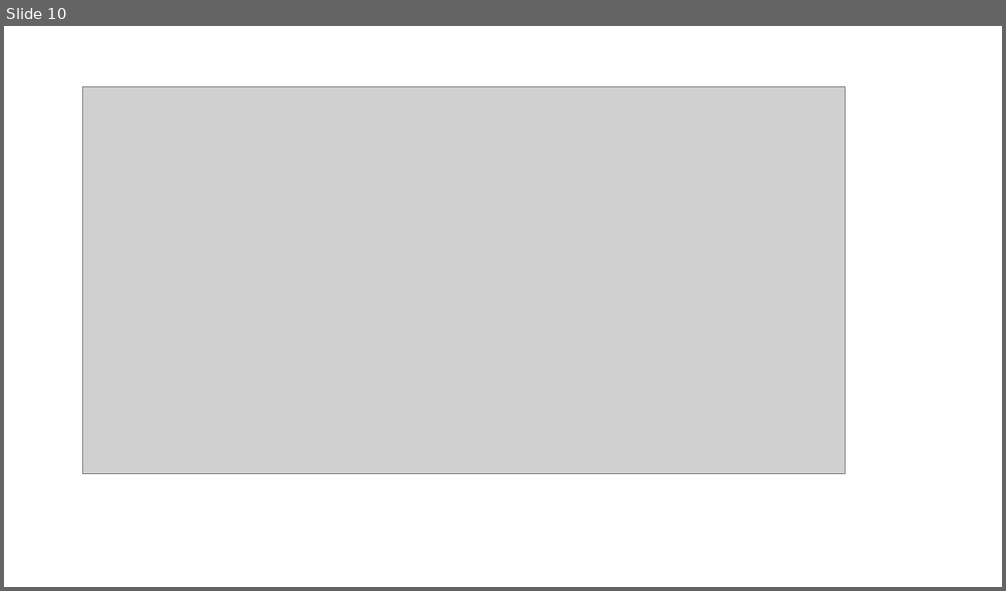
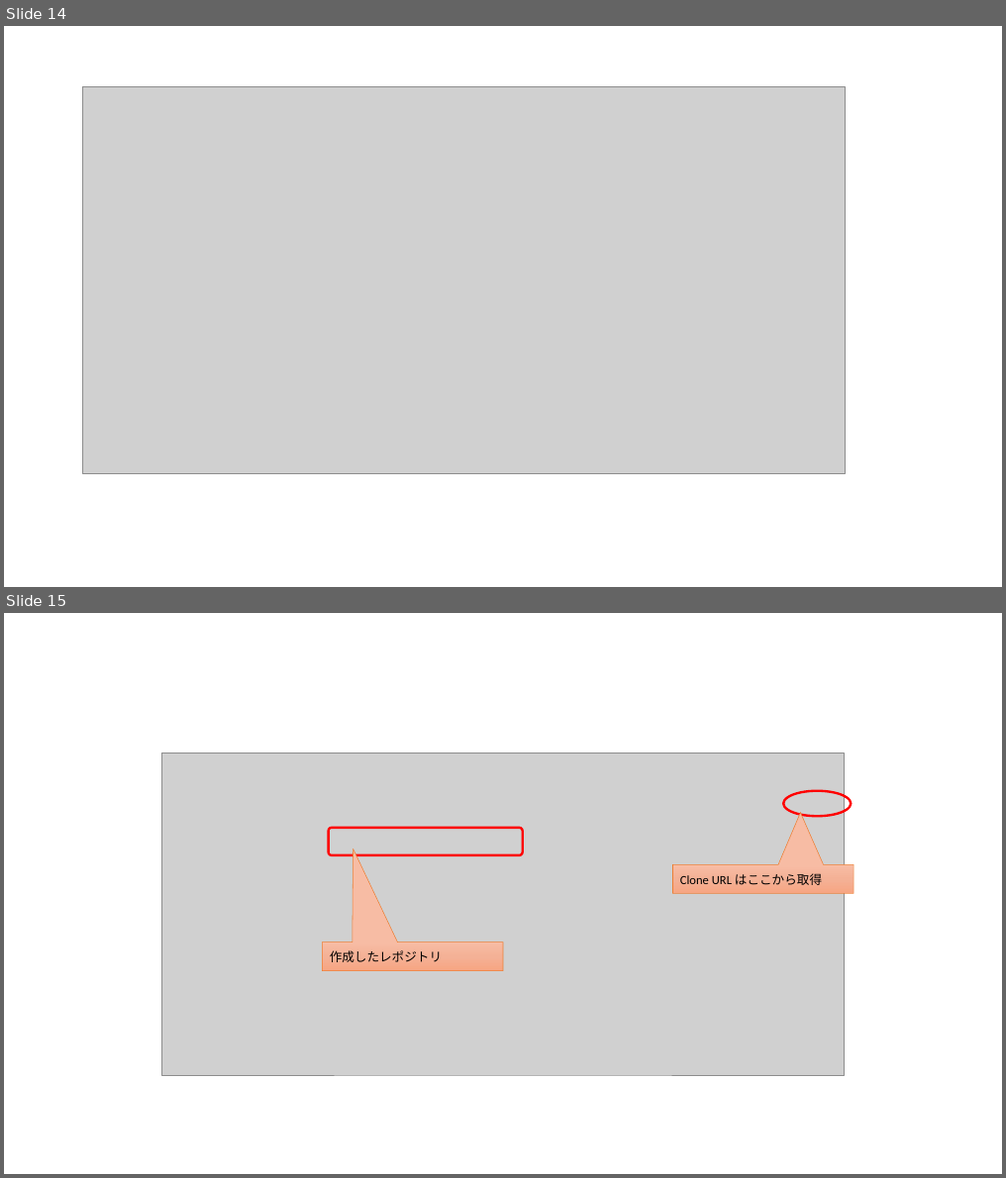
Before and after one commit to ayuina/ainaba-csa-blog, a slide deck: package-management-with-azure-artifacts/images/figures.pptx. Shown one above the other, each under a label of ours: slide 10 before the commit, slides 14 and 15 after it. The pictures are 1006x591 and 1006x1178 pixels, drawn with LibreOffice and Linux fonts; fonts in the diff are those of the drawing; grey boxes stand for pictures. Boxes give left, top, right and bottom in pixels: in the first picture for what was removed or moved away, otherwise in the second. Text is boxed around its words. In the diff, an @@ line names an element or a change of style, - is before the commit and + after.

```diff
--- a/package-management-with-azure-artifacts/images/figures.pptx
+++ b/package-management-with-azure-artifacts/images/figures.pptx
@@ slide 15 added at (4,613,1002,1174), background #FFFFFF @@
@@ picture added at (162,753,844,1075) @@
@@ ellipse added at (783,791,850,817), outline #FF0000 2.25 pt @@
@@ rounded rectangle added at (328,828,522,856), outline #FF0000 2.25 pt @@
@@ speech box added at (672,865,853,894), fill gradient #F7BDA5 to #F5B196 to #F8A582, outline #ED7D31 0.5 pt, 12 pt, text #000000 @@
+Clone URL はここから取得
@@ speech box added at (322,943,503,970), fill gradient #F7BDA5 to #F5B196 to #F8A582, outline #ED7D31 0.5 pt, 12 pt, text #000000 @@
+作成したレポジトリ
@@ what was slide 10 is now slide 14 @@
```
Also in this commit, not shown: 6 other slides added, 2 slides removed, 4 other files.
